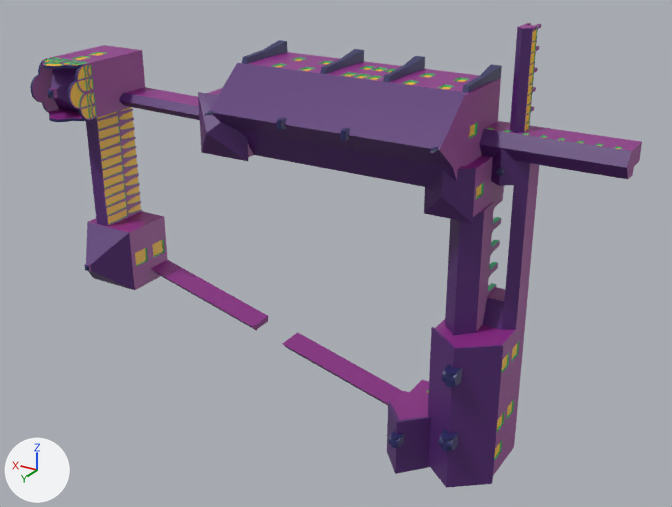
What one commit did to the FBX model Assets/Models/Buildings/Radom/Budynki/Zamek Radomski/Zamek Tier 3.fbx.
One viewpoint serves both versions: a 50 mm lens placed at (-0.0299, 0.0452, 0.0202), pointed at (-0.0043, 0.0025, -0.0011). Every picture has the same lights, and +X, +Y and +Z are marked at lower left. Where no turn or scale is listed for an object, it has been applied to the vertices.

The scene before the commit, as lines of its bpy script (objects in view):
```python
mat_mat = principled_material('Mat')
mat_mat.texture = img_paleta_png
mat_mat.roughness = 0.434
me_mesh = bpy.data.meshes.new('Mesh')
me_mesh.from_pydata(...)  # 3789 vertices, 4897 faces; spans x -0.0202..0.0182, y 0.0..0.0079, z -0.0125..0.0125
me_mesh.materials.append(mat_mat)  # picture img_paleta_png
ob_zamek_zamek_bez_bramy = bpy.data.objects.new('Zamek_zamek_bez_bramy', me_mesh)
ob_zamek_zamek_bez_bramy.location = (0.0, 0.0, 0.0)
```
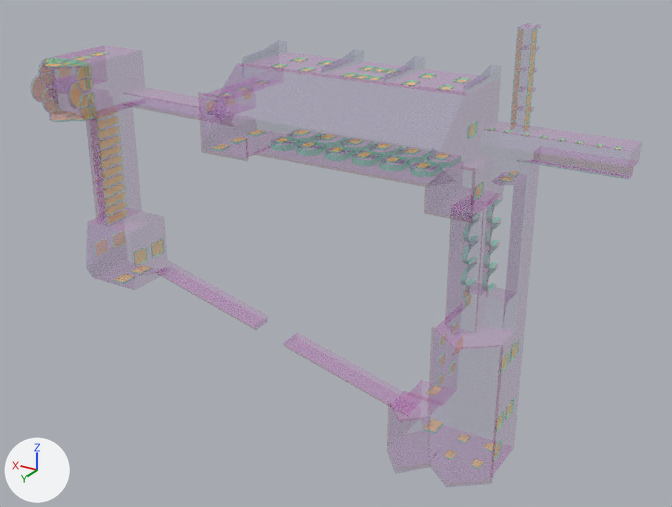
The newer file is also rescaled (x1.15), turned or shifted as a whole; pictures and numbers use the older file's frame.

Where the change shows, as pixel boxes [x1, y1, x2, y2] in the pictures (672 x 507 px):
'Zamek_zamek_bez_bramy', surface changed, reshaped (brown to beige)
    before: [30, 23, 642, 488]
    after: [32, 26, 625, 469]
part 1 of me_mesh, cut back
    before: [47, 57, 142, 271]
    after: [50, 58, 92, 117]
part 2 of me_mesh, deleted (purple)
    before: [387, 328, 503, 488]
part 3 of me_mesh, cut back (purple)
    before: [491, 148, 627, 186]
part 4 of me_mesh, deleted (purple)
    before: [213, 63, 466, 168]
part 5 of me_mesh, surface changed (brown to beige)
    before: [45, 27, 631, 473]
    after: [33, 28, 620, 468]

What changed in the scene script:
```text
Change img_paleta_png:
    img_paleta_png: load_image('paleta.png', 'tex/paleta.png', 128, 128, 'sRGB') -> load_image('paleta.png', 'tex/paleta.png', 128, 128, 'Non-Color')
Change mat_mat:
    remove # nodes: BsdfPrincipled, OutputMaterial, TexImage
    nodes: BsdfPrincipled, Mapping x2, OutputMaterial, TexImage x2, UVMap x2
Change me_mesh:
    used by ob_zamek_zamek_bez_bramy; location = (0.0, 0.0, 0.0)
    remove me_mesh.from_pydata(...)  # 3789 vertices, 4897 faces; spans x -0.0202..0.0182, y 0.0..0.0079, z -0.0125..0.0125
    add me_mesh.from_pydata(...)  # 2849 vertices, 3516 faces; spans x -0.0202..0.0182, y 0.0..0.0079, z -0.0125..0.0125
    me_mesh part 1: 23 vertices moved within x 0.0116..0.0149, y 0.0048..0.0049, z 0.0052..0.0086; 680 vertices removed from x 0.0116..0.0149, y 0.0..0.0066, z -0.005..0.0086; 24 vertices added at x 0.0116..0.0149, y 0.0048..0.0064, z 0.0052..0.0086
    me_mesh part 2: 154 vertices removed from x -0.0136..-0.0098, y 0.0051..0.0059, z -0.0105..-0.0047
    me_mesh part 3: 1 vertex moved within x -0.0152, y 0.0015, z 0.006; 94 vertices removed from x -0.0195..-0.0138, y 0.0015..0.0025, z 0.0053..0.006
    me_mesh part 4: 36 vertices removed from x -0.0078..-0.0038, y 0.0069..0.0074, z 0.0074..0.0079
    me_mesh part 5: 390 kept faces spanning x -0.0202..0.0182, y 0.0..0.0072, z -0.0125..0.0125 get new texture (UV) coordinates
```
